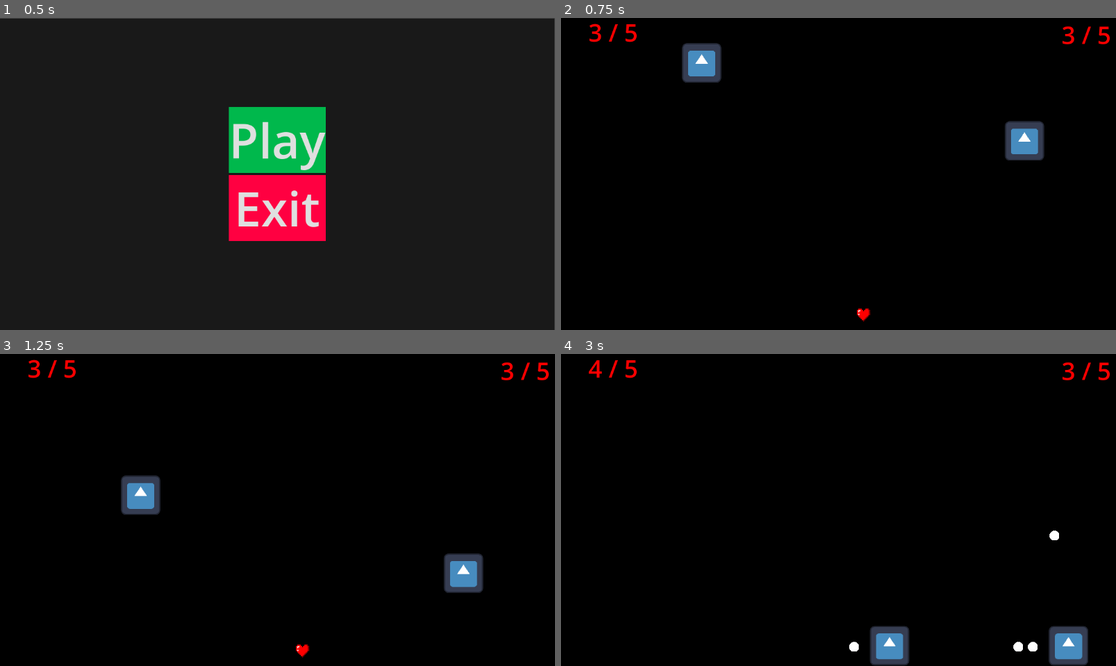
Above: before the commit, frames 1-4 (two rows, left to right).
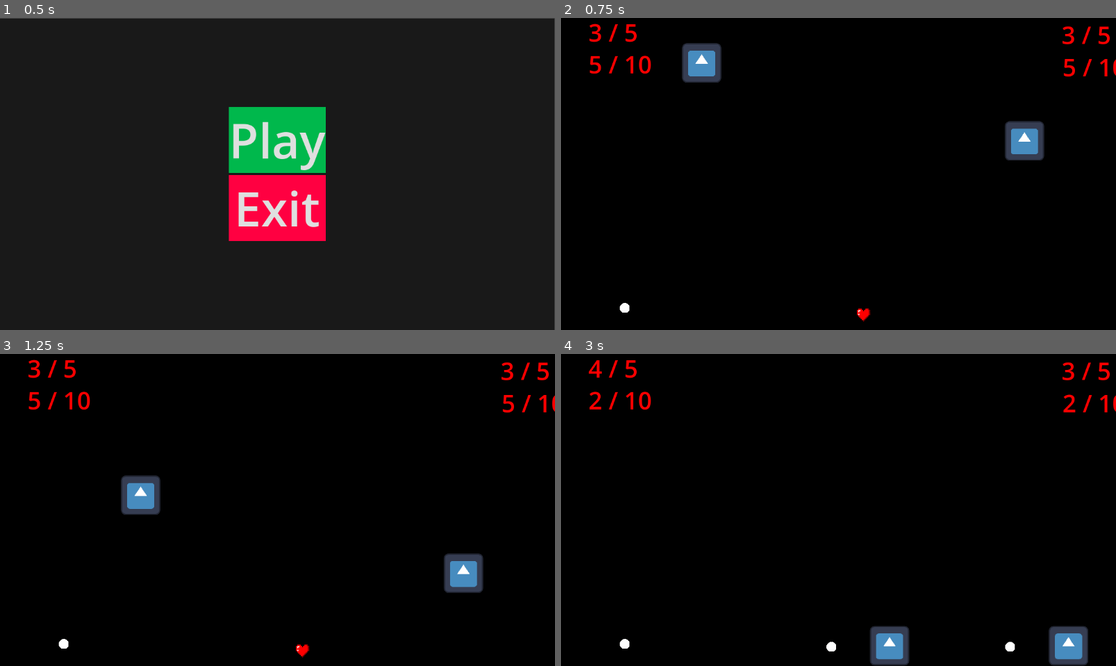
Above: after the commit, the same moments.

Repository: Jakub-Stankiewicz/platformer
Game: Godot game, scene res://scenes/menu.tscn
The game is run twice, just before and just after one commit, with the same random seed, the same clock (stepped at 60 frames per second) and the same inputs. The engine's default icon, where the game draws it, is replaced by a stand-in: a white triangle on a blue panel in a dark square.
Inputs (mouse positions are in pixels of both pictures, inside the frame that each line leads up to):
- Up to frame 1 (0.5 s): no input
- Up to frame 2 (0.75 s): click "Play" at 0.5 s
- Up to frame 3 (1.25 s): no input
- Up to frame 4 (3 s): move the mouse to (960, 494) at 1.27 s; hold Right (ui_right) 1.28-2.78 s; click (960, 494) at 1.35 s; move the mouse to (727, 525) at 2.02 s; click (727, 525) at 2.1 s; move the mouse to (894, 441) at 2.77 s; hold Left (ui_left) from 2.78 s (still down); click (894, 441) at 2.85 s

Frame 1 is identical in both runs. In frame 2, 0.4% of the frame differs, in the area x 5-100%, y 12-95%; in frame 3, 0.4%; in frame 4, 0.7%, in the area x 5-100%, y 12-96%.

Commit message:
Ammo dziala

Diff:
--- /dev/null
+++ b/scenes/ammoPickup.tscn
@@ -0,0 +1,20 @@
+[gd_scene load_steps=4 format=3 uid="uid://bx0l6xxc6f2e0"]
+
+[ext_resource type="Script" uid="uid://b0qf5xsmu8prd" path="res://scripts/ammoPickup.gd" id="1_djris"]
+[ext_resource type="Texture2D" uid="uid://pdupfuf8nk7g" path="res://sprites/projectile.png" id="2_lcj1d"]
+
+[sub_resource type="CircleShape2D" id="CircleShape2D_i22gt"]
+
+[node name="AmmoPickup" type="Node2D"]
+
+[node name="Area2D" type="Area2D" parent="."]
+script = ExtResource("1_djris")
+
+[node name="CollisionShape2D" type="CollisionShape2D" parent="Area2D"]
+visibility_layer = 2
+shape = SubResource("CircleShape2D_i22gt")
+
+[node name="Sprite2D" type="Sprite2D" parent="Area2D"]
+texture = ExtResource("2_lcj1d")
+
+[connection signal="body_entered" from="Area2D" to="Area2D" method="_on_body_entered"]
--- a/scenes/arena.tscn
+++ b/scenes/arena.tscn
@@ -1,7 +1,8 @@
-[gd_scene load_steps=5 format=3 uid="uid://cwctnfbv43bmv"]
+[gd_scene load_steps=6 format=3 uid="uid://cwctnfbv43bmv"]
 
 [ext_resource type="PackedScene" uid="uid://co5be136b4wdf" path="res://scenes/character.tscn" id="1_ddxnd"]
 [ext_resource type="PackedScene" uid="uid://c3chswyfa42rj" path="res://scenes/heart.tscn" id="2_wl4x5"]
+[ext_resource type="PackedScene" uid="uid://bx0l6xxc6f2e0" path="res://scenes/ammoPickup.tscn" id="3_olpmc"]
 
 [sub_resource type="RectangleShape2D" id="RectangleShape2D_q1ey7"]
 size = Vector2(177.25, 770.5)
@@ -63,3 +64,24 @@
 
 [node name="Heart" parent="." instance=ExtResource("2_wl4x5")]
 position = Vector2(628, 617)
+
+[node name="AmmoPickup" parent="." instance=ExtResource("3_olpmc")]
+position = Vector2(132, 602)
+
+[node name="ammoP1" type="Label" parent="."]
+offset_left = 57.0
+offset_top = 61.0
+offset_right = 260.0
+offset_bottom = 146.0
+theme_override_colors/font_color = Color(1, 0, 0, 1)
+theme_override_font_sizes/font_size = 50
+text = "0"
+
+[node name="ammoP2" type="Label" parent="."]
+offset_left = 1041.0
+offset_top = 67.0
+offset_right = 1244.0
+offset_bottom = 152.0
+theme_override_colors/font_color = Color(1, 0, 0, 1)
+theme_override_font_sizes/font_size = 50
+text = "0"
--- /dev/null
+++ b/scripts/ammoPickup.gd
@@ -0,0 +1,8 @@
+extends Area2D
+
+@export var ammo_amount: int = 3  # ile ammo daje ten pickup
+
+func _on_body_entered(body):
+	if body.has_method("add_ammo"):
+		body.add_ammo(ammo_amount)
+		queue_free()  # znika po zebraniu
--- a/scripts/character.gd
+++ b/scripts/character.gd
@@ -3,6 +3,7 @@
 @onready var projectile_scene = preload("res://scenes/projectile.tscn")
 
 #@export var player_id: int
+@export var player_id: int = 1
 
 var speed = 300.0
 var jump_velocity = -600.0
@@ -13,21 +14,46 @@
 
 
 
+#func shoot(shooting_direction):
+	#var projectile = projectile_scene.instantiate()
+	#
+	#if shooting_direction == -1.0:
+		#projectile.direction = Vector2.LEFT
+	#else:
+		#projectile.direction = Vector2.RIGHT
+#
+	#projectile.global_position = global_position + (projectile.direction * 60)#(offset)
+	#get_tree().current_scene.add_child(projectile)
+
 func shoot(shooting_direction):
+	if current_ammo <= 0:
+		print("Brak amunicji!")
+		return
+
+	current_ammo -= 1
+	update_ammo_label()
+
 	var projectile = projectile_scene.instantiate()
-
 	if shooting_direction == -1.0:
 		projectile.direction = Vector2.LEFT
 	else:
 		projectile.direction = Vector2.RIGHT
+	projectile.global_position = global_position + (projectile.direction * 60)
+	get_tree().current_scene.add_child(projectile)
 
-	projectile.global_position = global_position + (projectile.direction * 60)#(offset)
-	get_tree().current_scene.add_child(projectile)
+func update_ammo_label():
+	var label_name = "ammoP%d" % player_id
+	var label_path = "Arena/" + label_name
+	var label = get_tree().root.get_node(label_path)
+	label.text = "%d / %d" % [current_ammo, max_ammo]
+
 
 func jump():
 	jump_count += 1
 	velocity.y = jump_velocity
 
+@export var max_ammo: int = 10
+var current_ammo: int = 5
 
 
 func _physics_process(delta: float) -> void:
@@ -65,12 +91,16 @@
 var max_health: int = 5
 var current_health: int = 3
 
-@export var player_id: int = 1  # ustaw w edytorze 1 lub 2
 
 func add_health(amount: int):
 	current_health = min(current_health + amount, max_health)
 	print("HP:", current_health)
 	update_health_label()
+
+func add_ammo(amount: int):
+	current_ammo = min(current_ammo + amount, max_ammo)
+	update_ammo_label()
+
 
 func update_health_label():
 	var label_name = "player_%d_lives" % player_id
@@ -80,3 +110,4 @@
 
 func _ready():
 	update_health_label()
+	update_ammo_label()
--- a/scripts/projectile.gd
+++ b/scripts/projectile.gd
@@ -2,6 +2,9 @@
 
 @export var speed: float = 400.0
 var direction: Vector2 = Vector2.RIGHT
+
+func _physics_process(delta):
+	position += direction * speed * delta
 
 func _ready():
 	# Connect signal for collision
Not shown, added: scripts/ammoPickup.gd.uid
